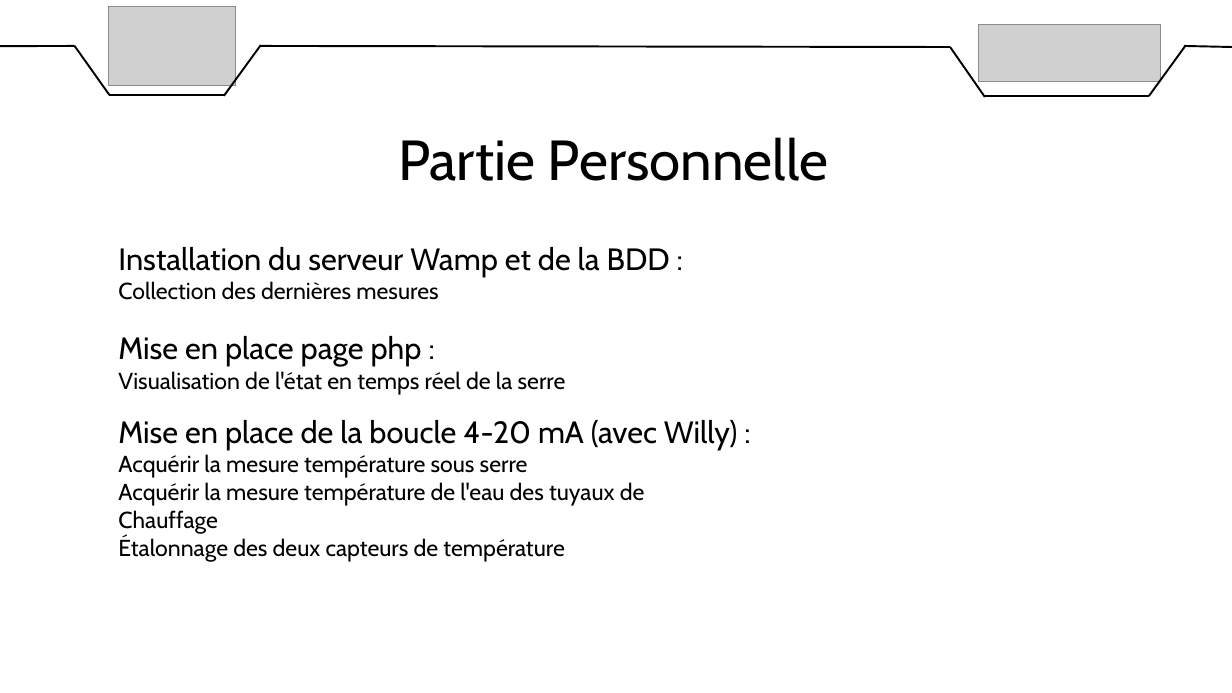
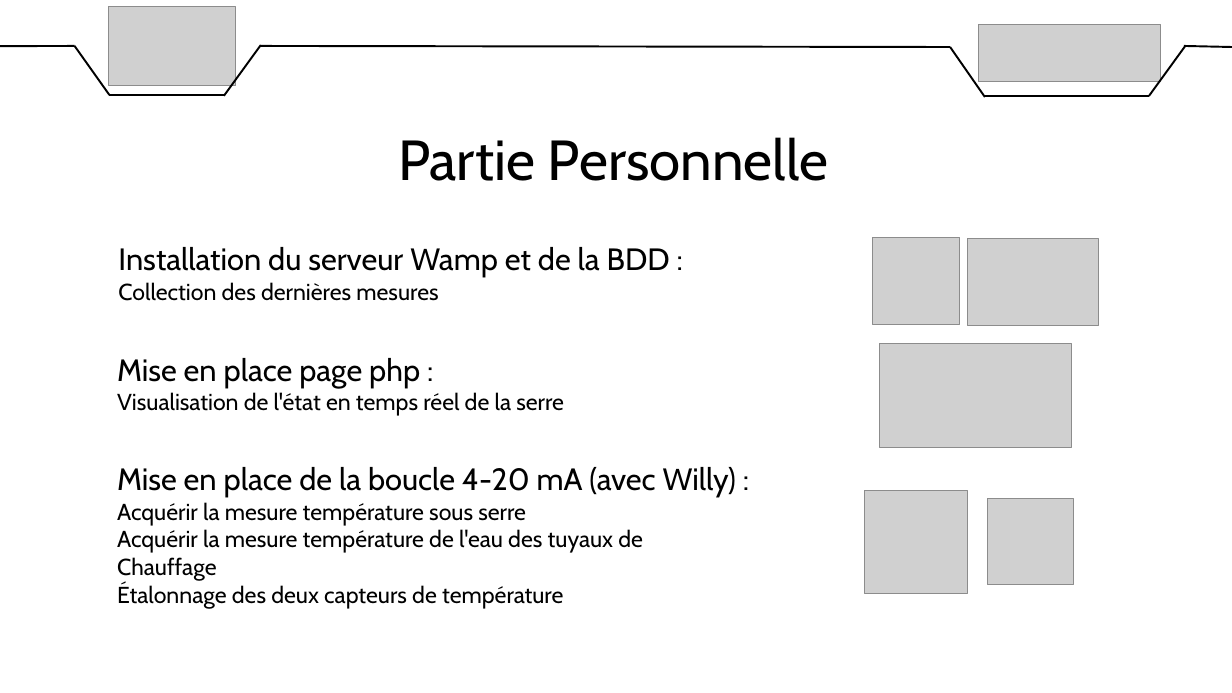
Before and after one commit to DylanChe/SupervisionSerre, a slide deck: slide 4 of oral_projet/diaporama_revue_1_samuel.pptx. Drawn at 1232x693 pixels with LibreOffice and Linux fonts; fonts in the diff are those of the drawing; grey boxes stand for pictures. Boxes give left, top, right and bottom in pixels: in the first picture for what was removed or moved away, otherwise in the second. Text is boxed around its words. In the diff, an @@ line names an element or a change of style, - is before the commit and + after.

Commit message:
Maj diapo revue 1

```diff
--- a/oral_projet/diaporama_revue_1_samuel.pptx
+++ b/oral_projet/diaporama_revue_1_samuel.pptx
@@ picture added at (872,238,960,324) @@
@@ picture added at (968,238,1099,325) @@
@@ text "Mise en place page php ...": place and size @@
-text "Mise en place page php ..." at (118,336,566,395)
+text "Mise en place page php ..." at (117,358,564,416)
@@ picture added at (880,344,1072,447) @@
@@ text "Mise en place de la ...": place and size @@
-text "Mise en place de la ..." at (118,420,737,562)
+text "Mise en place de la ..." at (117,467,736,609)
@@ picture added at (865,491,969,594) @@
@@ picture added at (988,499,1074,585) @@
```
